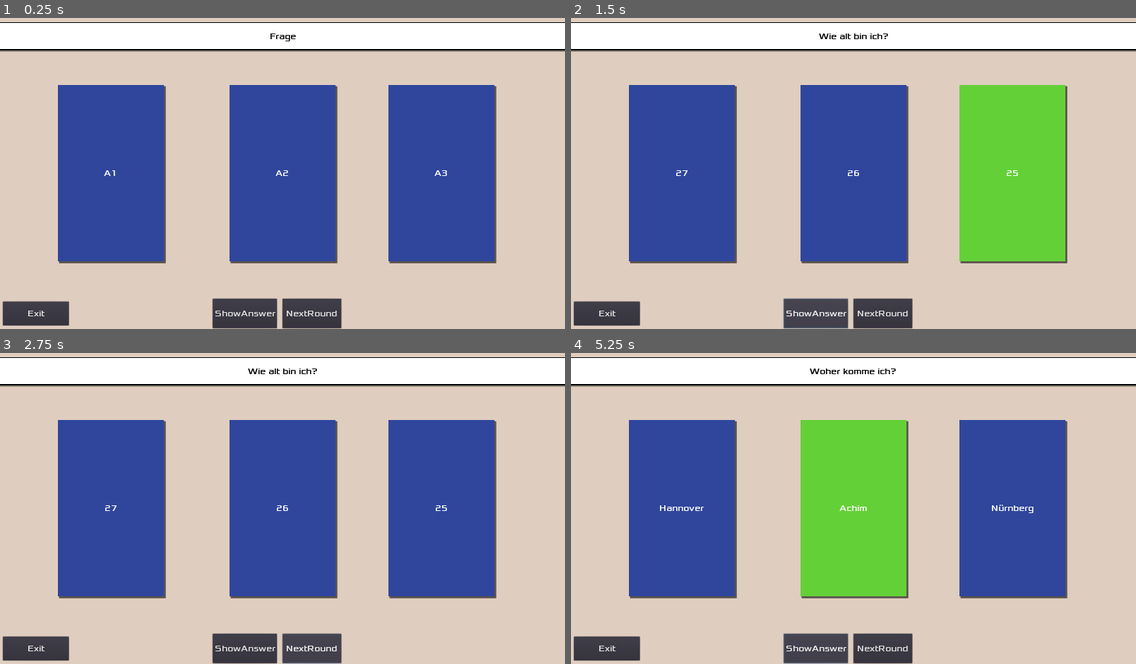
Above: before the commit, frames 1-4 (two rows, left to right).
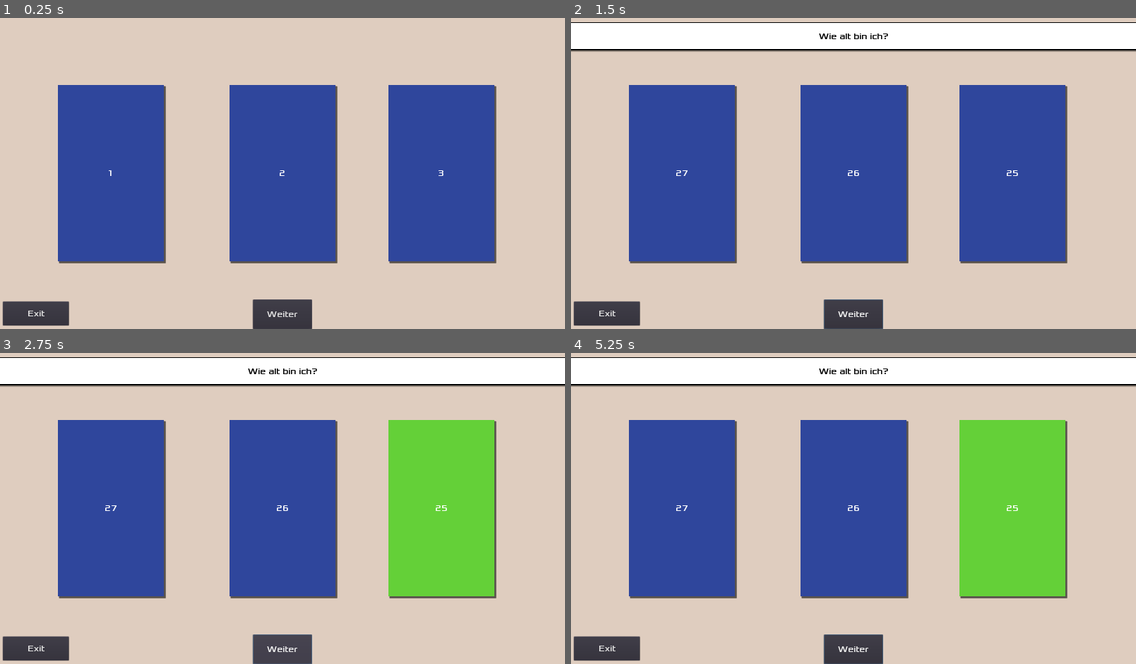
Above: after the commit, the same moments.

Repository: independens/1-2-oder-3
Game: Godot game, scene res://Main.tscn
Same seed, same stepped clock (60 frames per second), same inputs: the game is played once before the commit and once after it.
Inputs (mouse positions are in pixels of both pictures, inside the frame that each line leads up to):
- Up to frame 1 (0.25 s): no input
- Up to frame 2 (1.5 s): click "NextRound" (after the commit: "Weiter") at 0.5 s; click (813, 313) at 1.25 s, where only the run before the commit has a clickable "ShowAnswer"
- Up to frame 3 (2.75 s): click "NextRound" (after the commit: "Weiter") at 2 s
- Up to frame 4 (5.25 s): click (813, 648) at 2.75 s, where only the run before the commit has a clickable "ShowAnswer"; click "NextRound" (after the commit: "Weiter") at 3.5 s; click (813, 648) at 4.25 s, where only the run before the commit has a clickable "ShowAnswer"; tap Enter at 5 s

The runs differ from the first frame. In frame 1, 11% of the frame differs, in the area x 0-100%, y 1-100%; in frame 2, 12%; in frame 3, 12%; in frame 4, 23%, in the area x 15-88%, y 4-100%.

Commit message:
improve gameplay

Diff:
--- a/Main.gd
+++ b/Main.gd
@@ -4,6 +4,15 @@
 var question_list = []
 var answer
 onready var default_stylebox = $Antwort1.get_stylebox("normal")
+
+var state = State.Title
+
+enum State {
+	Title,
+	Question,
+	Answer
+}
+
 # Called when the node enters the scene tree for the first time.
 func _ready():
 	randomize()
@@ -56,8 +65,11 @@
 
 
 func _on_Button2_pressed():
-	new_round()
-
-
-func _on_Button3_pressed():
-	show_answer()
+	if state == State.Title:
+		$Question.show()
+	if state == State.Question:
+		show_answer()
+		state = State.Answer
+	else:
+		new_round()
+		state = State.Question
--- a/Main.tscn
+++ b/Main.tscn
@@ -1,8 +1,14 @@
-[gd_scene load_steps=5 format=2]
+[gd_scene load_steps=7 format=2]
 
 [ext_resource path="res://font.tres" type="DynamicFont" id=1]
 [ext_resource path="res://Main.gd" type="Script" id=2]
 [ext_resource path="res://AnswersStyle.tres" type="StyleBox" id=3]
+
+[sub_resource type="InputEventAction" id=2]
+action = "ui_accept"
+
+[sub_resource type="ShortCut" id=3]
+shortcut = SubResource( 2 )
 
 [sub_resource type="StyleBoxFlat" id=1]
 bg_color = Color( 1, 1, 1, 1 )
@@ -30,23 +36,16 @@
 }
 
 [node name="Button2" type="Button" parent="CanvasLayer"]
-margin_left = 960.0
-margin_top = 976.836
-margin_right = 1160.0
-margin_bottom = 1076.84
+anchor_left = 0.5
+anchor_top = 1.0
+anchor_right = 0.5
+anchor_bottom = 1.0
+margin_left = -100.0
+margin_top = -100.004
+margin_right = 100.0
 custom_fonts/font = ExtResource( 1 )
-text = "NextRound"
-__meta__ = {
-"_edit_use_anchors_": false
-}
-
-[node name="Button3" type="Button" parent="CanvasLayer"]
-margin_left = 723.484
-margin_top = 976.836
-margin_right = 923.484
-margin_bottom = 1076.84
-custom_fonts/font = ExtResource( 1 )
-text = "ShowAnswer"
+shortcut = SubResource( 3 )
+text = "Weiter"
 __meta__ = {
 "_edit_use_anchors_": false
 }
@@ -60,6 +59,7 @@
 }
 
 [node name="Question" type="Label" parent="."]
+visible = false
 margin_left = -0.213882
 margin_top = 35.3619
 margin_right = 1919.79
@@ -82,7 +82,7 @@
 margin_bottom = 850.0
 custom_styles/normal = ExtResource( 3 )
 custom_fonts/font = ExtResource( 1 )
-text = "A1"
+text = "1"
 align = 1
 valign = 1
 autowrap = true
@@ -97,7 +97,7 @@
 margin_bottom = 850.0
 custom_styles/normal = ExtResource( 3 )
 custom_fonts/font = ExtResource( 1 )
-text = "A2"
+text = "2"
 align = 1
 valign = 1
 autowrap = true
@@ -112,7 +112,7 @@
 margin_bottom = 850.0
 custom_styles/normal = ExtResource( 3 )
 custom_fonts/font = ExtResource( 1 )
-text = "A3"
+text = "3"
 align = 1
 valign = 1
 autowrap = true
@@ -122,4 +122,3 @@
 
 [connection signal="pressed" from="CanvasLayer/Button" to="." method="_on_Button_pressed"]
 [connection signal="pressed" from="CanvasLayer/Button2" to="." method="_on_Button2_pressed"]
-[connection signal="pressed" from="CanvasLayer/Button3" to="." method="_on_Button3_pressed"]
